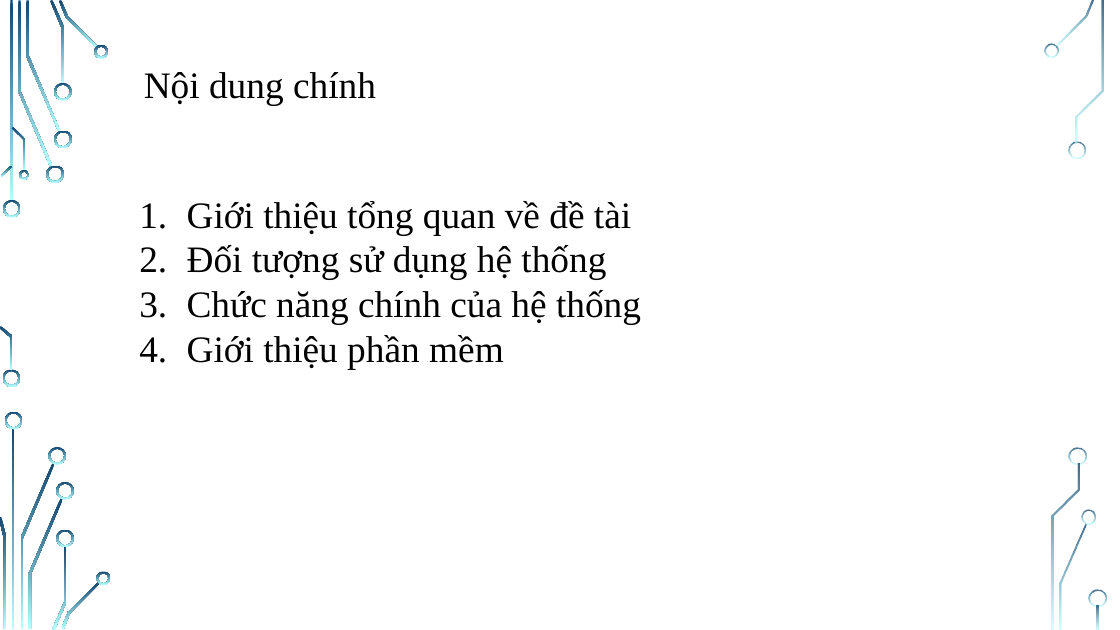
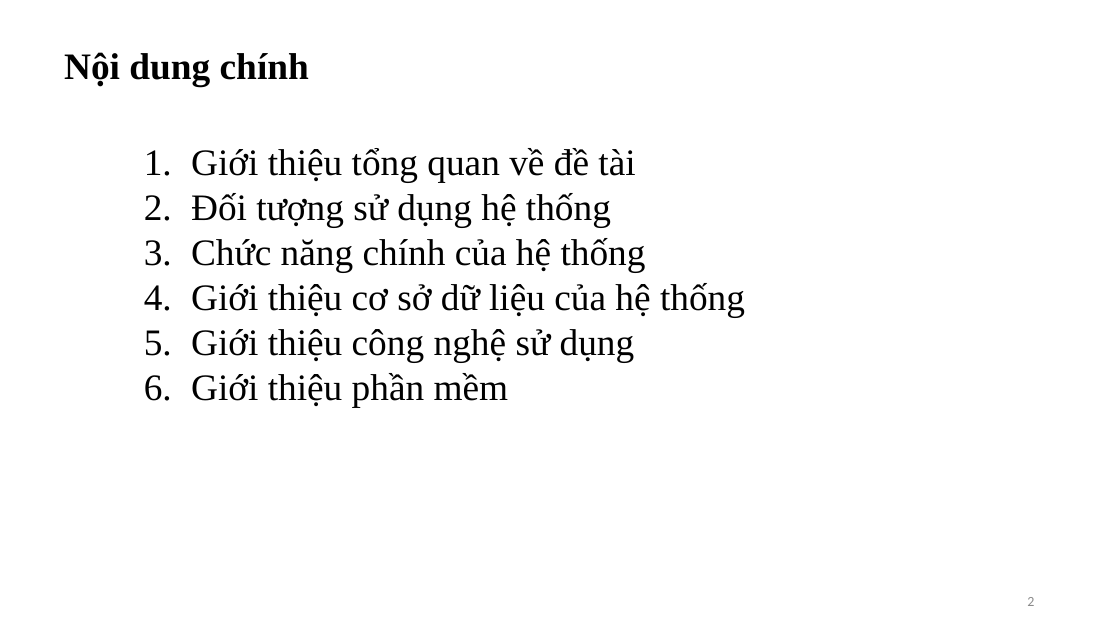
Before and after one commit to NguyenThiHao/DoAnTotNghiep, a slide deck: slide 2 of Documents/Slide do an tot nghiep.pptx. Drawn at 1120x630 pixels with LibreOffice and Linux fonts; fonts in the diff are those of the drawing; background and template pictures are left out. Boxes give left, top, right and bottom in pixels: in the first picture for what was removed or moved away, otherwise in the second. Text is boxed around its words. In the diff, an @@ line names an element or a change of style, - is before the commit and + after.

```diff
--- a/Documents/Slide do an tot nghiep.pptx
+++ b/Documents/Slide do an tot nghiep.pptx
@@ text "Nội dung chính": place and size @@
-text "Nội dung chính" at (144, 72, 376, 105)
+text "Nội dung chính" at (64, 52, 309, 87)
@@ text "Nội dung chính" at (64, 52, 309, 87): bold on @@
@@ text "Giới thiệu tổng quan về ...": place and size @@
-text "Giới thiệu tổng quan về ..." at (187, 201, 641, 369)
+text "Giới thiệu tổng quan về ..." at (191, 148, 745, 407)
@@ text at (191, 283, 745, 362): paragraphs added @@
+4. Giới thiệu cơ sở dữ liệu của hệ thống
+5. Giới thiệu công nghệ sử dụng
@@ page number added at (1027, 597, 1034, 606), 12 pt, text #8C8C8C @@
+2
@@ group removed at (0, 0, 1107, 630): 33 freeform shapes, 3 rectangles @@
```
Also in this commit, not shown: 18 other slides changed, 9 slides added, 2 slides removed, 25 other files.
